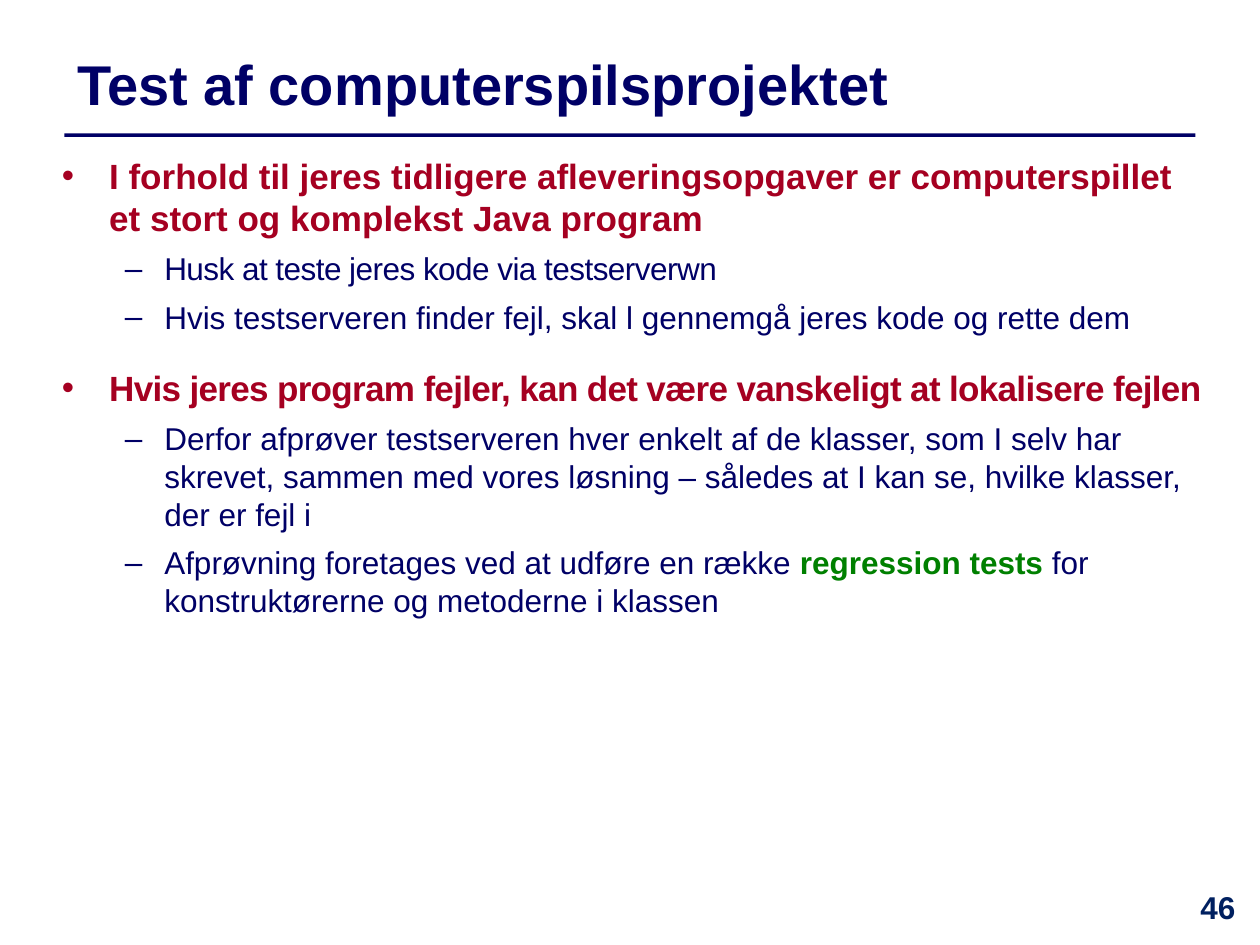
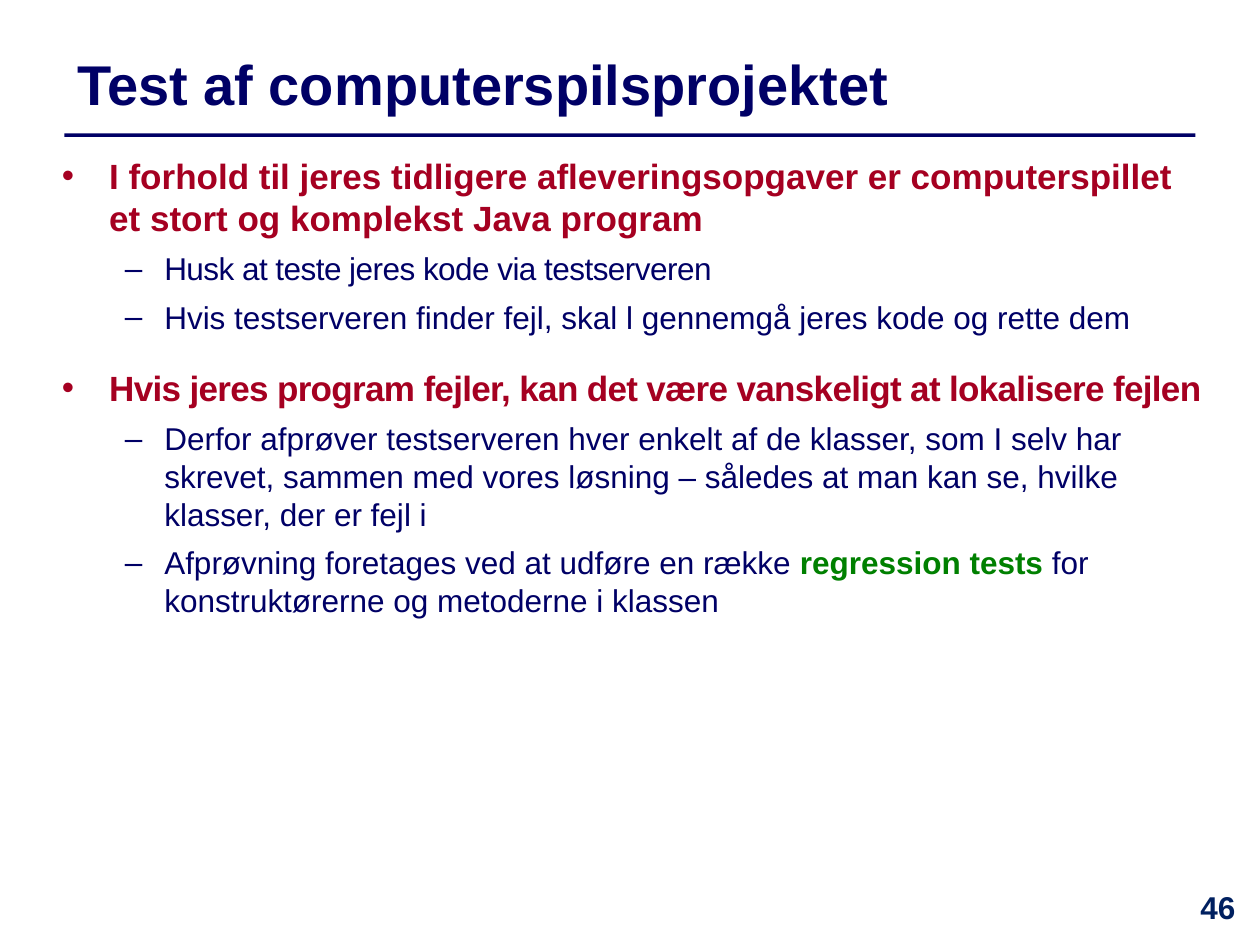
Before and after one commit to IntProgAU/Materiale, a slide deck: slide 46 of web/e21/uge_11/Slides-Uge11.pptx. Drawn at 1260x945 pixels with LibreOffice and Linux fonts; fonts in the diff are those of the drawing. Boxes give left, top, right and bottom in pixels: in the first picture for what was removed or moved away, otherwise in the second. Text is boxed around its words. In the diff, an @@ line names an element or a change of style, - is before the commit and + after.

```diff
--- a/web/e21/uge_11/Slides-Uge11.pptx
+++ b/web/e21/uge_11/Slides-Uge11.pptx
@@ text at <box>164,257,711,286</box>: text changed @@
-  – Husk at teste jeres kode via testserverwn
+  – Husk at teste jeres kode via testserveren
@@ text at <box>164,427,1122,532</box>: text changed @@
-  – Derfor afprøver testserveren hver enkelt af de klasser, som I selv har skrevet, sammen med vores løsning – således at I kan se, hvilke klasser, der er fejl i
+  – Derfor afprøver testserveren hver enkelt af de klasser, som I selv har skrevet, sammen med vores løsning – således at man kan se, hvilke klasser, der er fejl i
```
Also in this commit, not shown: 17 other slides changed, 1 other file.
